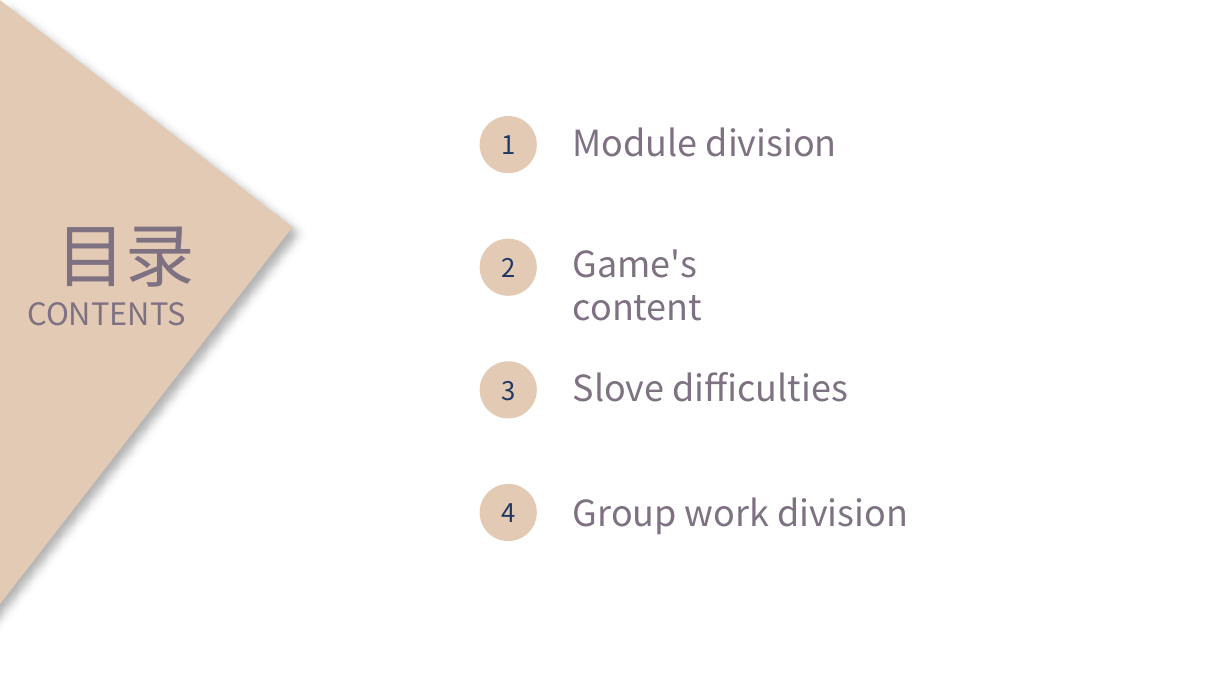
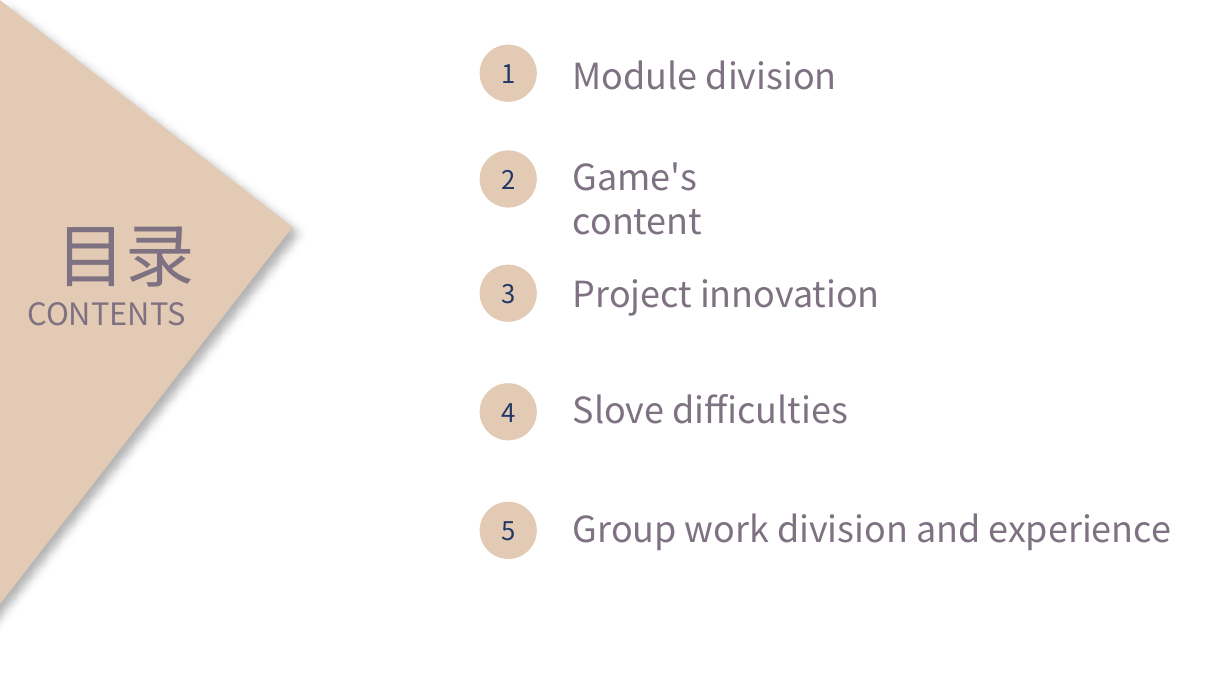
Before and after one commit to furongzhilab/SuperTux, a slide deck: slide 2 of 答辩PPT.pptx. Drawn at 1232x693 pixels with LibreOffice and Linux fonts; fonts in the diff are those of the drawing. Boxes give left, top, right and bottom in pixels: in the first picture for what was removed or moved away, otherwise in the second. Text is boxed around its words. In the diff, an @@ line names an element or a change of style, - is before the commit and + after.

Commit message:
group8-SuperTux-PPT

```diff
--- a/答辩PPT.pptx
+++ b/答辩PPT.pptx
@@ ellipse "1": place and size @@
-ellipse "1" at <box>480,116,537,174</box>
+ellipse "1" at <box>480,44,537,102</box>
@@ text "Module division": place and size @@
-text "Module division" at <box>573,127,837,157</box>
+text "Module division" at <box>573,60,837,90</box>
@@ ellipse "2": place and size @@
-ellipse "2" at <box>480,238,537,296</box>
+ellipse "2" at <box>480,151,537,208</box>
@@ text "Game's content": place and size @@
-text "Game's content" at <box>573,249,702,321</box>
+text "Game's content" at <box>573,162,702,235</box>
@@ ellipse "3": place and size @@
-ellipse "3" at <box>480,361,537,419</box>
+ellipse "3" at <box>480,264,537,322</box>
@@ text added at <box>573,279,880,316</box>, 28 pt, text #7E7182 @@
+Project innovation
@@ ellipse "4": place and size @@
-ellipse "4" at <box>480,484,537,542</box>
+ellipse "4" at <box>480,384,537,441</box>
@@ text "Slove difficulties": place and size @@
-text "Slove difficulties" at <box>573,372,847,402</box>
+text "Slove difficulties" at <box>573,394,847,424</box>
@@ ellipse added at <box>480,502,537,559</box>, fill #E3CAB4, 20 pt, text #203864 @@
+5
@@ text at <box>573,513,1171,550</box>: text changed @@
-Group work division
+Group work division and experience
```
Also in this commit, not shown: 5 other slides changed, 5 slides added.
